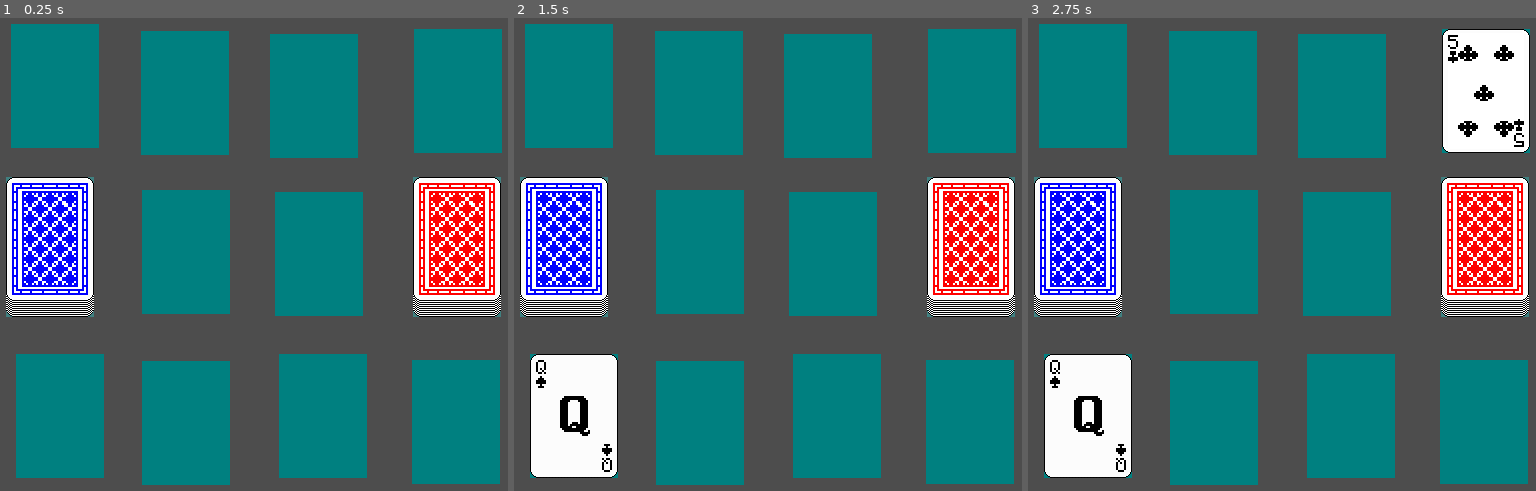
Above: before the commit, frames 1-3 (left to right).
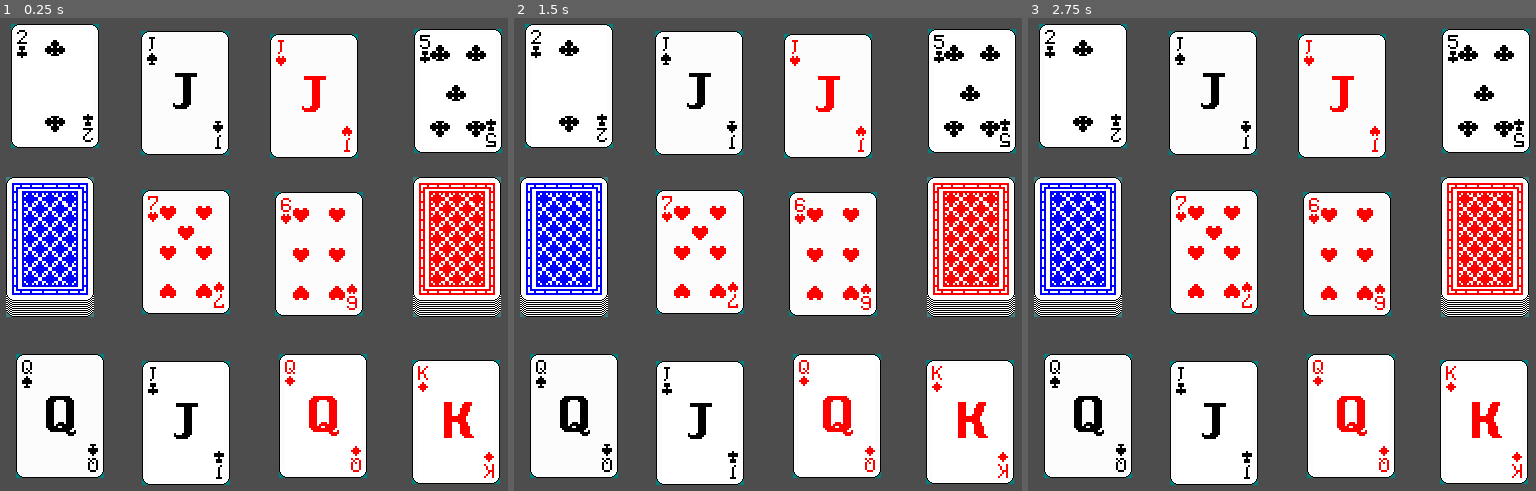
Above: after the commit, the same moments.

Repository: batako/Speed-on-Godot
Game: Godot game, scene res://main.tscn
Same seed, same stepped clock (60 frames per second), same inputs: the game is played once before the commit and once after it.
Inputs (mouse positions are in pixels of both pictures, inside the frame that each line leads up to):
- Up to frame 1 (0.25 s): no input
- Up to frame 2 (1.5 s): tap Enter at 0.5 s; move the mouse to (564, 245) at 0.52 s; click (564, 245) at 0.67 s; tap Space at 1.25 s; move the mouse to (574, 415) at 1.27 s; click (574, 415) at 1.42 s
- Up to frame 3 (2.75 s): tap Enter at 2 s; move the mouse to (1485, 245) at 2.02 s; click (1485, 245) at 2.17 s

The runs differ from the first frame. In frame 1, 45% of the frame differs, in the area x 2-99%, y 1-99%; in frame 2, 41%; in frame 3, 36%.

Commit message:
場札を台札に出せるように

Diff:
--- a/components/game_manager.gd
+++ b/components/game_manager.gd
@@ -16,12 +16,22 @@
 @export var EnemyCardSlot3: Node
 @export var EnemyCardSlot4: Node
 
+@export var LeadSlot1: Node
+@export var LeadSlot2: Node
+
 var player_card_deck: Array
 var enemy_card_deck: Array
 
+var lead_slot1: Dictionary = { "suit": null, "value": null }
+var lead_slot2: Dictionary = { "suit": null, "value": null }
+
+var allow_lead_card = false
+
 
 func _ready() -> void:
-	setup_cards()
+	setup_deck()
+	set_field_hand_slot()
+	start_round()
 
 
 func _draw_player_card() -> void:
@@ -32,29 +42,19 @@
 	draw_card("enemy")
 
 
-func _selected_card(suit: String, value: int) -> void:
-	print("_selected_card")
-	print(suit + " : " + str(value))
-
-
-func setup_cards() -> void:
-	setup_deck()
-
-	add_card(PlayerDeckSlot, "player", "deck", 0)
-	add_card(EnemyDeckSlot, "enemy", "deck", 1)
-
-
-func create_shuffled_deck() -> Array:
-	var suits = ["club", "diamond", "heart", "spade"]
-	var cards = []
-
-	for suit in suits:
-		for value in range(1, 14):
-			cards.append({"suit": suit, "value": value})
-
-	cards.shuffle()
-
-	return cards
+func _selected_card(node: Area2D) -> void:
+	if !allow_lead_card:
+		print("カードを出せません。")
+		return
+
+	if node.owner_type != node.OwnerType.PLAYER:
+		print("プレイヤーのカードではありません。")
+		return
+
+	if is_adjacent_value(lead_slot1.value, node.value):
+		move_field_hand_to_lead(node, LeadSlot1)
+	elif is_adjacent_value(lead_slot2.value, node.value):
+		move_field_hand_to_lead(node, LeadSlot2)
 
 
 func setup_deck() -> void:
@@ -65,6 +65,72 @@
 
 	player_card_deck = player_cards
 	enemy_card_deck = enemy_cards
+
+	add_card(PlayerDeckSlot, "player", "deck", 0)
+	add_card(EnemyDeckSlot, "enemy", "deck", 1)
+
+
+func create_shuffled_deck() -> Array:
+	var suits = ["club", "diamond", "heart", "spade"]
+	var cards = []
+
+	for suit in suits:
+		for value in range(1, 14):
+			cards.append({"suit": suit, "value": value})
+
+	cards.shuffle()
+
+	return cards
+
+
+func set_field_hand_slot() -> void:
+	for i in range(4):
+		draw_card("player")
+		draw_card("enemy")
+
+
+func start_round() -> void:
+	allow_lead_card = true
+
+	set_lead_card_from_draw("player", LeadSlot1)
+	set_lead_card_from_draw("enemy", LeadSlot2)
+
+
+func set_lead_card_from_draw(owner_type: String, slot: Node) -> void:
+	var card_deck = get_card_deck(owner_type)
+
+	if card_deck.size() > 0:
+		var card = card_deck.pop_front()
+		set_lead_card(slot, card.suit, card.value)
+	else:
+		push_error(owner_type + " の山札はありません。")
+
+
+func set_lead_card(slot: Node, suit: String, value: int) -> void:
+	add_card(slot, "field", suit, value)
+	access_variable_by_name(
+		to_snake_case(slot.name),
+		{ "suit": suit, "value": value }
+	)
+
+
+func to_snake_case(input_string: String) -> String:
+	var snake_case_string = ""
+
+	for i in range(input_string.length()):
+		var char = input_string.substr(i, 1)
+		if char >= "A" and char <= "Z":
+			if i > 0:
+				snake_case_string += "_"
+			snake_case_string += char.to_lower()
+		else:
+			snake_case_string += char
+
+	return snake_case_string
+
+
+func access_variable_by_name(variable_name: String, value):
+	set(variable_name, value)
 
 
 func add_card(root_node: Node, owner_type: String, suit: String, value: int) -> void:
@@ -145,3 +211,20 @@
 		_:
 			push_error("不正な owner_type です。:  " + owner_type)
 			return []
+
+
+func is_adjacent_value(lead_value: int, value_to_check: int) -> bool:
+	if lead_value != null:
+		if value_to_check == lead_value + 1 or value_to_check == lead_value - 1:
+			return true
+		elif (lead_value == 13 and value_to_check == 1) or (lead_value == 1 and value_to_check == 13):
+			return true
+		elif value_to_check == lead_value:
+			return false
+
+	return false
+
+
+func move_field_hand_to_lead(node: Node, slot: Node) -> void:
+	set_lead_card(slot, node.suit, node.value)
+	node.queue_free()
--- a/main.tscn
+++ b/main.tscn
@@ -6,7 +6,7 @@
 
 [node name="Main" type="Node2D"]
 
-[node name="GameManager" type="Node" parent="." node_paths=P …(174 unchanged characters)… ot2", "EnemyCardSlot3", "EnemyCardSlot4")]
+[node name="GameManager" type="Node" parent="." node_paths=P …(174 unchanged characters)… ot2", "EnemyCardSlot3", "EnemyCardSlot4", "LeadSlot1", "LeadSlot2")]
 script = ExtResource("5_auip6")
 CardRootNode = NodePath("../CardRootNode")
 CardScene = ExtResource("4_h3vpj")
@@ -20,6 +20,8 @@
 EnemyCardSlot2 = NodePath("../CardSlots/Enemy/EnemyCardSlot2")
 EnemyCardSlot3 = NodePath("../CardSlots/Enemy/EnemyCardSlot3")
 EnemyCardSlot4 = NodePath("../CardSlots/Enemy/EnemyCardSlot4")
+LeadSlot1 = NodePath("../CardSlots/LeadSlot1")
+LeadSlot2 = NodePath("../CardSlots/LeadSlot2")
 
 [node name="CardRootNode" type="Node" parent="."]
 
--- a/scenes/card/card.gd
+++ b/scenes/card/card.gd
@@ -42,7 +42,7 @@
 			if suit == "deck":
 				emit_signal("draw_" + owner_type_to_string() + "_card")
 			else:
-				emit_signal("selected_card", suit, value)
+				emit_signal("selected_card", self)
 
 
 func owner_type_to_string() -> String:
